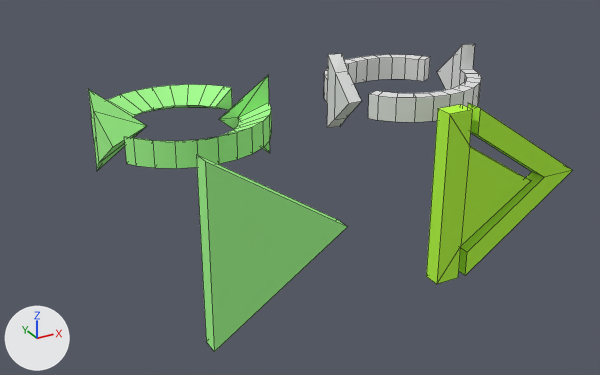
The Blender file meshes/icons.blend, before and after one commit.
Before and after are seen from a camera (50 mm lens) standing at (-3.15, -6.46, 6.73) and looking at (1.75, 2.43, 2.28). Every picture has the same lights, and +X, +Y and +Z are marked at lower left. Mesh edges are drawn as thin lines.

The older version as bpy lines, for what is in view:
```python
me_plane = bpy.data.meshes.new('Plane')
me_plane.from_pydata([(-0.6, 0.1, 4.0), (-0.6, -0.1, 4.0), (0.9, -0.1, 3.0), (-0.6, -0.1, 2.0), (0.9, 0.1, 3.0), (-0.6, 0.1, 2.0)], [], [(2, 4, 0, 1), (3, 1, 0, 5), (3, 5, 4, 2), (2, 1, 3), (4, 5, 0)])
me_plane.materials.append(mat_material)  # green #a8ff93
me_plane_002 = bpy.data.meshes.new('Plane.002')
me_plane_002.from_pydata(...)  # 84 vertices, 88 faces; spans x -1.0..1.0, y -1.0..1.0, z 3.14..4.1
me_plane_002.polygons.foreach_set('use_smooth', [True] * 88)
me_plane_002.materials.append(mat_material)  # green #a8ff93
me_plane_003 = bpy.data.meshes.new('Plane.003')
me_plane_003.from_pydata(...)  # 116 vertices, 110 faces; spans x -1.0..1.0, y -1.0..1.0, z 3.14..4.1
ob_old_rotate = bpy.data.objects.new('.old_rotate', me_plane_003)
ob_old_rotate.location = (3.0, 2.0, 0.0)
ob_old_rotate.rotation_euler = (0.0, 0.0, 3.142)  # degrees (0, 0, 180)
ob_play = bpy.data.objects.new('play', me_plane)
ob_play.location = (0.0, 0.0, 0.0)
ob_rotate = bpy.data.objects.new('rotate', me_plane_002)
ob_rotate.location = (0.0, 2.0, 0.0)
ob_rotate.rotation_euler = (0.0, 0.0, 3.142)  # degrees (0, 0, 180)
_m = ob_rotate.modifiers.new('EdgeSplit', 'EDGE_SPLIT')
# also in view: 'advance' at (3.05, 0.0, 3.0)
```
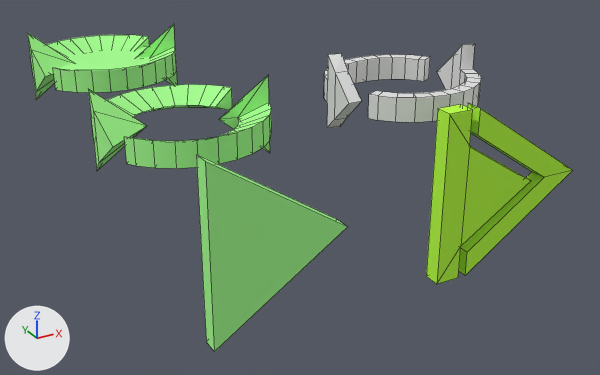
Location of each change, (x1, y1, x2, y2) in pixels of the pictures (600 x 375 px):
'rotate_select', added (green): after (27, 24, 177, 100)

What the commit changed:
Mesh me_plane_004 is new.
It has 100 vertices, 89 faces and spans x -1.0..1.0, y -1.0..1.0, z 3.14..4.1.
It uses material mat_material (green #a8ff93).
Object 'rotate_select' (ob_rotate_select) is new; it shows me_plane_004.
Its location is (0.0, 5.0, 0.0).
Its rotation in degrees is (0, 0, 180).
It gains a EDGE_SPLIT modifier named 'EdgeSplit'.
